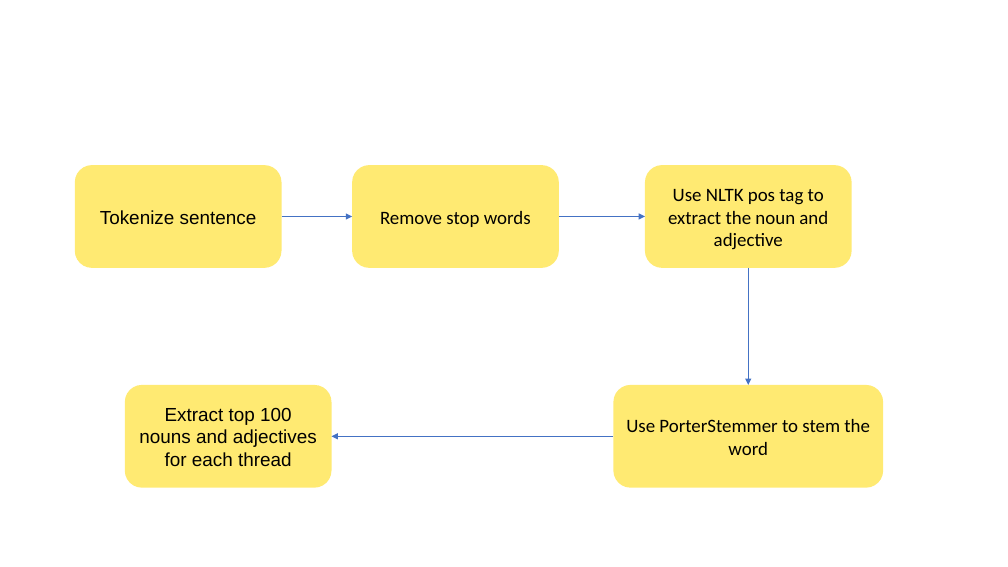
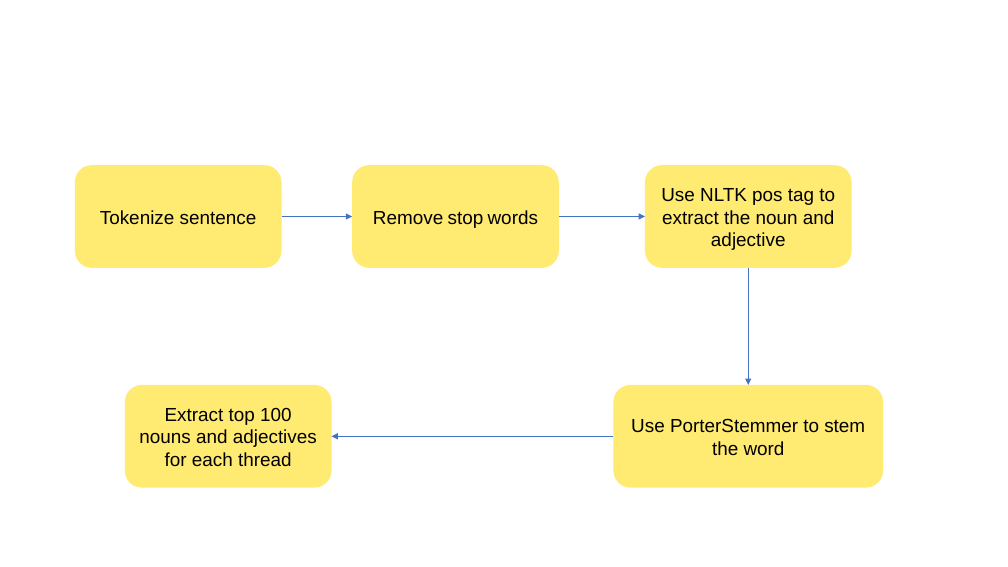
Before and after one commit to lanasta/StereotypicalSuggestions, a slide deck: slide 3 of Prototype graph.pptx. Drawn at 1008x567 pixels with LibreOffice and Linux fonts; fonts in the diff are those of the drawing. Boxes give left, top, right and bottom in pixels: in the first picture for what was removed or moved away, otherwise in the second. Text is boxed around its words. In the diff, an @@ line names an element or a change of style, - is before the commit and + after.

```diff
--- a/Prototype graph.pptx
+++ b/Prototype graph.pptx
@@ font Calibri to Arial in 3 elements at box(352, 165, 559, 268), box(645, 165, 851, 268), box(613, 385, 883, 488) @@
```
Also in this commit, not shown: 1 slide added, 1 other file.
